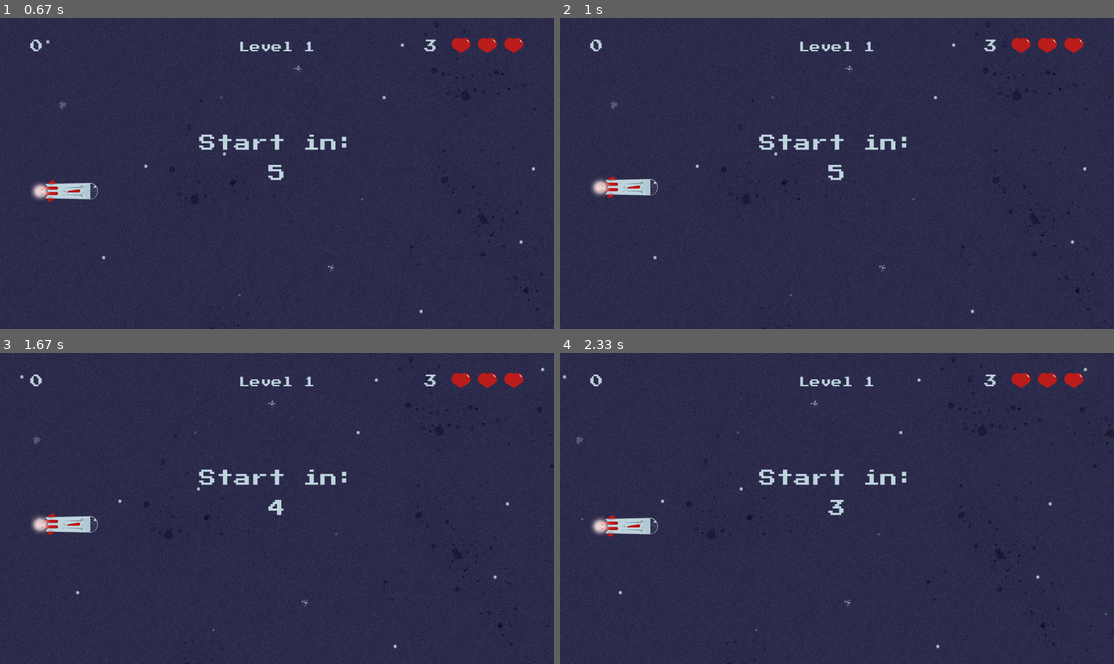
Above: before the commit, frames 1-4 (two rows, left to right).
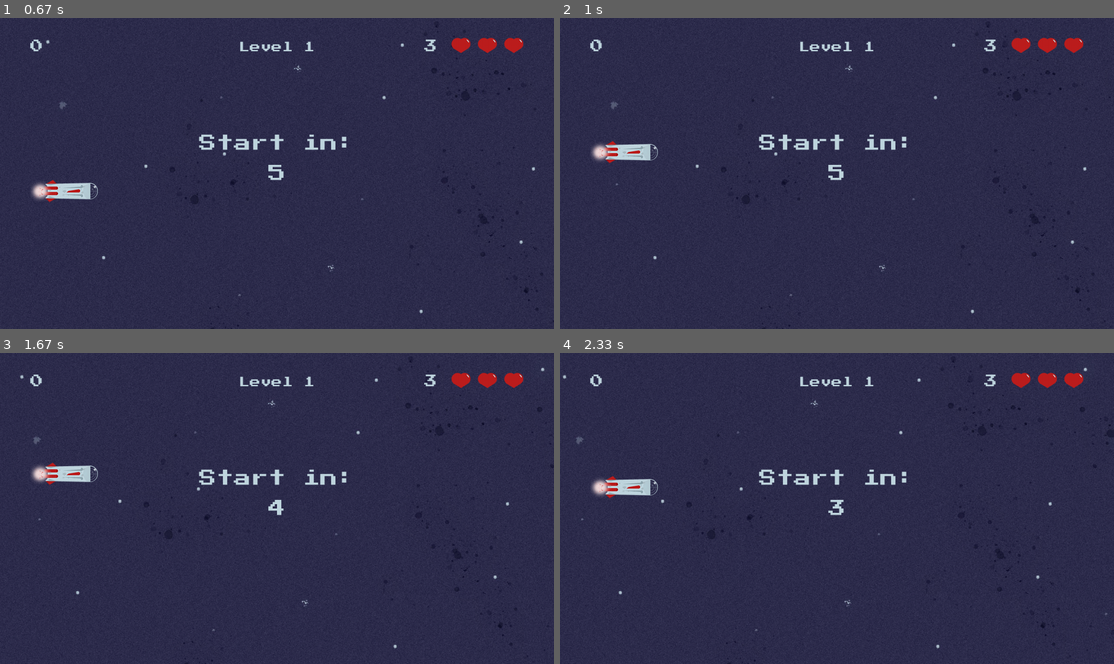
Above: after the commit, the same moments.

Repository: AdrianFSN/proyecto-final-pygame-quest
Game: pygame game, started from main.py
Same seed, same stepped clock (60 frames per second), same inputs: the game is played once before the commit and once after it.
Inputs:
- Up to frame 1 (0.67 s): tap Space at 0.33 s
- Up to frame 2 (1 s): hold Up from 0.67 s (still down); tap Space at 0.73 s
- Up to frame 3 (1.67 s): tap Space at 1.03, 1.23, 1.57 s; release Up at 1.13 s; hold Down 1.17-1.47 s; hold Up from 1.5 s (still down)
- Up to frame 4 (2.33 s): release Up at 1.87 s; hold Down 1.9-2.27 s; tap Space at 1.97 s; hold Up from 2.3 s (still down)

Frame 1 is identical in both runs. In frame 2, 1.2% of the frame differs, in the area x 5-18%, y 39-58%; in frame 3, 1.2%, in the area x 5-18%, y 35-59%; in frame 4, 1.2%.

Commit message:
chore: pequeños ajustes en números mágicos

Diff:
--- a/glumtar/__init__.py
+++ b/glumtar/__init__.py
@@ -1,5 +1,6 @@
 # Animations
 ANIMATION_FRAMES = 61  # Animations should have 60 frames
+FRAMES_SPEED = 1
 
 # Colors palette RGB
 COLUMBIA_BLUE = (192, 214, 223)
--- a/glumtar/entities.py
+++ b/glumtar/entities.py
@@ -49,14 +49,14 @@
 
     def update(self):
         pressed = pygame.key.get_pressed()
-        if pressed[pygame.K_UP]:
+        if pressed[pygame.K_UP] and not pressed[pygame.K_DOWN]:
             self.rect.y -= self.speed
             self.speed += self.speed_boost
             if self.rect.top < TOP_MARGIN_LIMIT:
                 self.rect.top = TOP_MARGIN_LIMIT
         self.reset_speed()
 
-        if pressed[pygame.K_DOWN]:
+        if pressed[pygame.K_DOWN] and not pressed[pygame.K_UP]:
             self.rect.y += self.speed
             self.speed += self.speed_boost
             if self.rect.bottom > HEIGHT:
--- a/glumtar/scenes.py
+++ b/glumtar/scenes.py
@@ -2,7 +2,7 @@
 
 import pygame
 
-from . import BLACK, COLUMBIA_BLUE, CORAL_PINK, CORNELL_RED, COUNTDOWN_TIME, DEFAULT_BG_SCROLL, FPS, FONT, FONT_SIZE, FONT_SIZE_CONTROLLER, GO_TO_RECORDS_DELAY, HEIGHT, LIVES, TOP_MARGIN_LIMIT, METEO_FREQUENCY_LEVEL1, ROBIN_EGG_BLUE, SPACE_CADET, TITLE_FONT_SIZE, TITLE_MARGIN, WIDTH
+from . import BLACK, COLUMBIA_BLUE, CORAL_PINK, CORNELL_RED, COUNTDOWN_TIME, DEFAULT_BG_SCROLL, FONT, FONT_SIZE, FONT_SIZE_CONTROLLER, FPS, FRAMES_SPEED, GO_TO_RECORDS_DELAY, HEIGHT, LIVES, TOP_MARGIN_LIMIT, METEO_FREQUENCY_LEVEL1, ROBIN_EGG_BLUE, SPACE_CADET, TITLE_FONT_SIZE, TITLE_MARGIN, WIDTH
 from .entities import LivesCounter, Meteorite, Ship, Scoreboard
 from tools.timers_and_countdowns import Countdown, ScrollBG
 
@@ -65,10 +65,7 @@
 
         self.activate_explosion_frames = pygame.USEREVENT + 4
         pygame.time.set_timer(self.activate_explosion_frames, 5)
-        self.frames_speed = 1
-
-        """ self.turn_back_to_ship_costume = pygame.USEREVENT + 5
-        pygame.time.set_timer(self.turn_back_to_ship_costume, 1000) """
+        self.frames_speed = FRAMES_SPEED
 
         self.initial_time = pygame.time.get_ticks()
         self.current_time = None
@@ -91,6 +88,7 @@
         end_game = False
         activate_explosion = False
         initialize_ship_costume = False
+        allow_ship_update = True
 
         while not exit:
             self.clock.tick(FPS)
@@ -114,7 +112,8 @@
                             self.frames_speed += 1
                         else:
                             activate_explosion = False
-                            self.frames_speed = 1
+                            self.frames_speed = FRAMES_SPEED
+                            self.player.reset_ship_costume()
                             if self.lives_counter.lives_value > 0:
                                 countdown_active = True
 
@@ -134,8 +133,6 @@
                     print(self.stop_bg_scroll)
 
             end_game = self.execute_game_over
-            # if end_game:
-            #    self.player.reset_ship_costume()
 
             self.scoreboard.show_scoreboard(self.screen)
             self.lives_counter.show_lives(self.screen)
@@ -144,7 +141,6 @@
             if countdown_active:
                 self.countdown.draw_countdown()
                 self.countdown.add_countdown_title()
-                self.player.reset_ship_costume()
                 self.allow_collisions = False
                 self.allow_points = False
 
